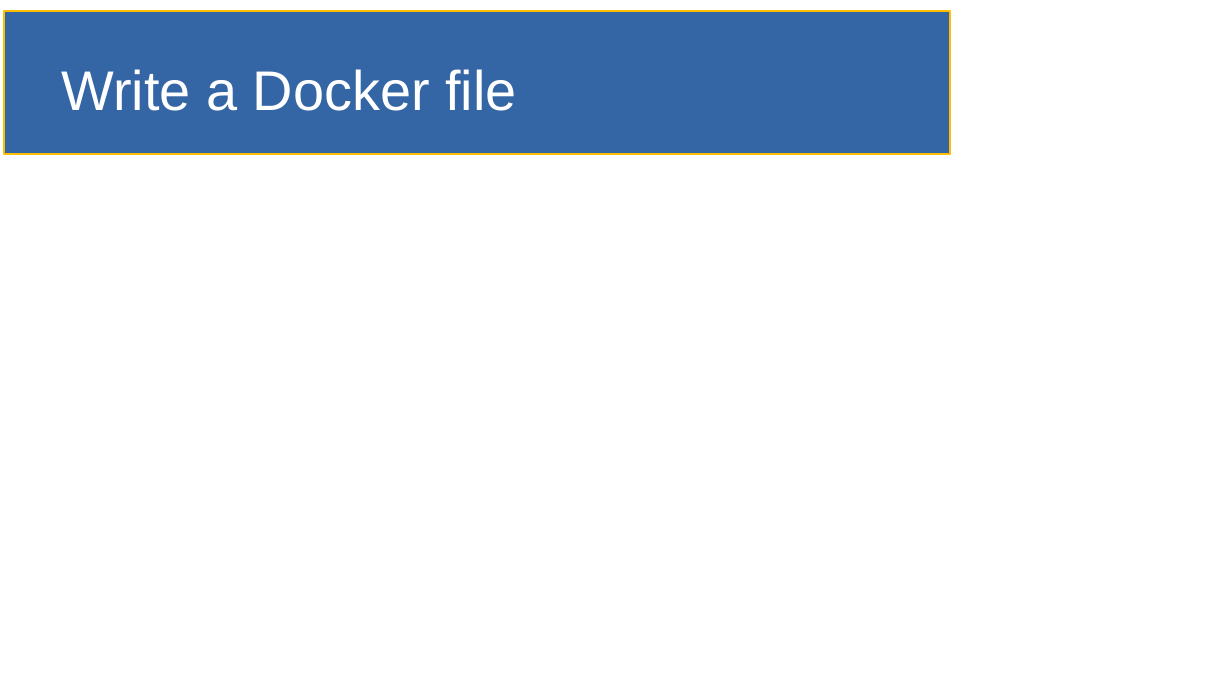
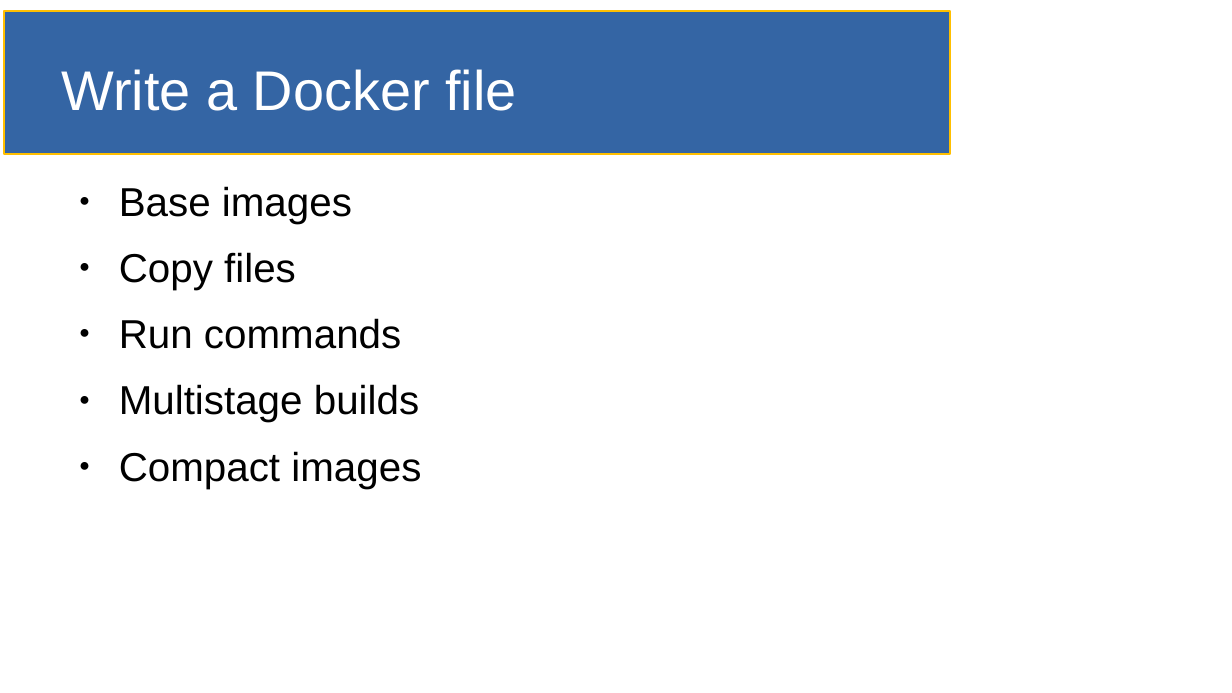
Before and after one commit to SmithE65/Containerizing, a slide deck: slide 7 of doc/slides.odp. Drawn at 1232x693 pixels with LibreOffice and Linux fonts; fonts in the diff are those of the drawing. Boxes give left, top, right and bottom in pixels: in the first picture for what was removed or moved away, otherwise in the second. Text is boxed around its words. In the diff, an @@ line names an element or a change of style, - is before the commit and + after.

Commit message:
update slides, starting on docker compose

```diff
--- a/doc/slides.odp
+++ b/doc/slides.odp
@@ text added at bbox=[119, 186, 421, 489], 26 pt, text #000000 @@
+● Base images
+● Copy files
+● Run commands
+● Multistage builds
+● Compact images
```
Also in this commit, not shown: 2 other slides changed, 10 slides added, 2 slides removed, 1 other file.
